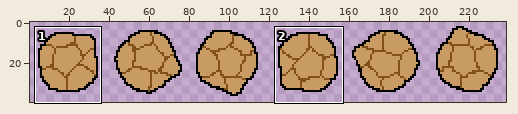
Two states of a sprite sheet, src/assets/new_boulder_roll.png. The first picture is a wide view before the edit; the outline marks the close-up.
Close-up. Before:
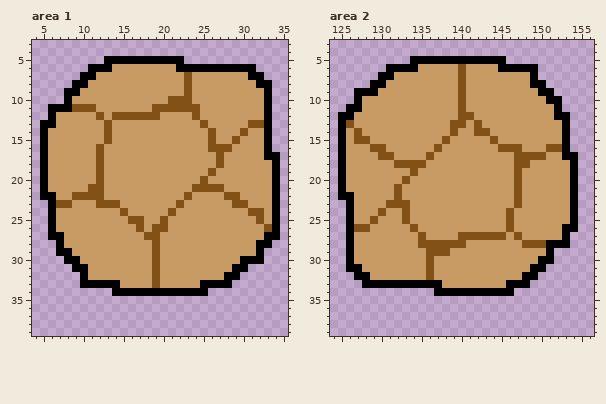
The file is 240x40 pixels. Shown: area 1: x 4..35, y 3..39; area 2: x 124..156, y 3..39. The wide view leaves out empty margins. The commit also changed other parts of the picture, which this record leaves out.
Once edited:
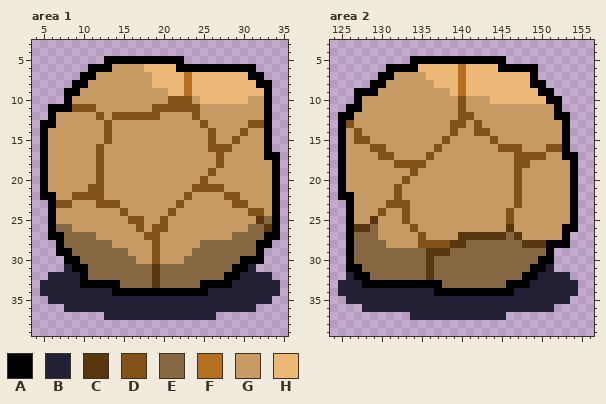
Palette (. is transparent): A #000000  B #222034  C #573610  D #825118  E #856742  F #b57021  G #c89b65  H #edb877
Change:
{"where": "area 1"}
{"y":6,"x":18,"old":"GGGG","new":"HHHH"}
{"y":7,"x":19,"old":"GGGGDGGGGGGG","new":"HHHHFHHHHHHH"}
{"y":8,"x":19,"old":"GGGGDGGGGGGGG","new":"HHHHFHHHHHHHH"}
{"y":9,"x":21,"old":"GGDGGGGGGGGG","new":"HHFHHHHHHHHH"}
{"y":10,"x":25,"old":"GGGGGG","new":"HHHHHH"}
{"y":25,"x":32,"old":"DG","new":"CE"}
{"y":26,"x":7,"old":"GG","new":"EE"}
{"y":26,"x":31,"old":"GGD","new":"EEC"}
{"y":27,"x":8,"old":"GGGG","new":"EEEE"}
{"y":27,"x":29,"old":"GGGG","new":"EEEE"}
{"y":28,"x":8,"old":"GGGGGG","new":"EEEEEE"}
{"y":28,"x":25,"old":"GGGGGGG","new":"EEEEEEE"}
{"y":29,"x":9,"old":"GGGGGGG","new":"EEEEEEE"}
{"y":29,"x":24,"old":"GGGGGGGG","new":"EEEEEEEE"}
{"y":30,"x":10,"old":"GGGGGGG","new":"EEEEEEE"}
{"y":30,"x":23,"old":"GGGGGGG","new":"EEEEEEE"}
{"y":31,"x":8,"old":".","new":"B"}
{"y":31,"x":11,"old":"GGGGGGGGDGGGGGGGGG","new":"EEEEEEEECEEEEEEEEE"}
{"y":31,"x":31,"old":".","new":"B"}
{"y":32,"x":6,"old":"....","new":"BBBB"}
{"y":32,"x":11,"old":"GGGGGGGGDGGGGGGGG","new":"EEEEEEEECEEEEEEEE"}
{"y":32,"x":30,"old":"....","new":"BBBB"}
{"y":33,"x":5,"old":".....","new":"BBBBB"}
{"y":33,"x":15,"old":"GGGGDGGGGG","new":"EEEECEEEEE"}
{"y":33,"x":29,"old":"......","new":"BBBBBB"}
{"y":34,"x":5,"old":".........","new":"BBBBBBBBB"}
{"y":34,"x":26,"old":".........","new":"BBBBBBBBB"}
{"y":35,"x":6,"old":"............................","new":"BBBBBBBBBBBBBBBBBBBBBBBBBBBB"}
{"y":36,"x":8,"old":"........................","new":"BBBBBBBBBBBBBBBBBBBBBBBB"}
{"y":37,"x":13,"old":"..............","new":"BBBBBBBBBBBBBB"}
{"where": "area 2"}
{"y":6,"x":135,"old":"GGGGGDGGGG","new":"HHHHHFHHHH"}
{"y":7,"x":136,"old":"GGGGDGGGGGGGG","new":"HHHHFHHHHHHHH"}
{"y":8,"x":137,"old":"GGGDGGGGGGGG","new":"HHHFHHHHHHHH"}
{"y":9,"x":139,"old":"GDGGGGGGGGG","new":"HFHHHHHHHHH"}
{"y":10,"x":144,"old":"GGGGGGG","new":"HHHHHHH"}
{"y":25,"x":129,"old":"D","new":"C"}
{"y":26,"x":127,"old":"DDG","new":"CCE"}
{"y":26,"x":146,"old":"D","new":"C"}
{"y":27,"x":127,"old":"GGG","new":"EEE"}
{"y":27,"x":140,"old":"DDDDDDGD","new":"CCCCCCEC"}
{"y":28,"x":127,"old":"GGGG","new":"EEEE"}
{"y":28,"x":139,"old":"DDGGGGGGGDDD","new":"CCEEEEEEECCC"}
{"y":29,"x":127,"old":"GGGGGGGGGDDDGGGGGGGGGGGG","new":"EEEEEEEEECCCEEEEEEEEEEEE"}
{"y":30,"x":127,"old":"GGGGGGGGGDGGGGGGGGGGGGG","new":"EEEEEEEEECEEEEEEEEEEEEE"}
{"y":31,"x":128,"old":"GGGGGGGGDGGGGGGGGGGGG","new":"EEEEEEEECEEEEEEEEEEEE"}
{"y":31,"x":151,"old":".","new":"B"}
{"y":32,"x":126,"old":".","new":"B"}
{"y":32,"x":129,"old":"GGGGGGGDGGGGGGGGGGG","new":"EEEEEEECEEEEEEEEEEE"}
{"y":32,"x":150,"old":"....","new":"BBBB"}
{"y":33,"x":125,"old":"...","new":"BBB"}
{"y":33,"x":138,"old":"GGGGGGGG","new":"EEEEEEEE"}
{"y":33,"x":149,"old":"......","new":"BBBBBB"}
{"y":34,"x":125,"old":"............","new":"BBBBBBBBBBBB"}
{"y":34,"x":147,"old":"........","new":"BBBBBBBB"}
{"y":35,"x":126,"old":"............................","new":"BBBBBBBBBBBBBBBBBBBBBBBBBBBB"}
{"y":36,"x":128,"old":"........................","new":"BBBBBBBBBBBBBBBBBBBBBBBB"}
{"y":37,"x":134,"old":"............","new":"BBBBBBBBBBBB"}
{"label":"changed","picture_box":[144,64,264,104]}
{"label":"changed","picture_box":[40,216,280,320]}
{"label":"changed","picture_box":[418,64,546,104]}
{"label":"changed","picture_box":[338,216,578,320]}
